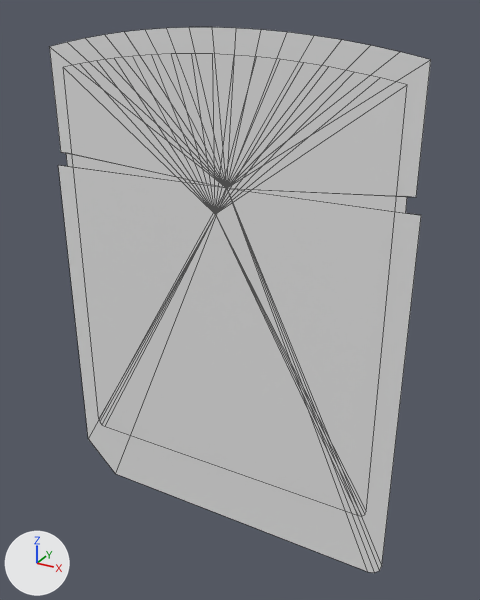
Renders of the OBJ model fork/floating-media/DATA/float_vita_gloss4.obj from each side of a commit.
One viewpoint serves both versions: a 50 mm camera at (1.11, -1.93, 0.98) aimed at (0.07, -0.04, 0.03). Arrows for +X, +Y and +Z are at lower left; the lights stay in place. The first picture is the older version. Mesh edges are drawn as thin lines. Where no turn or scale is listed for an object, it has been applied to the vertices.

In view in the first picture: 'float_vita_gloss4'.
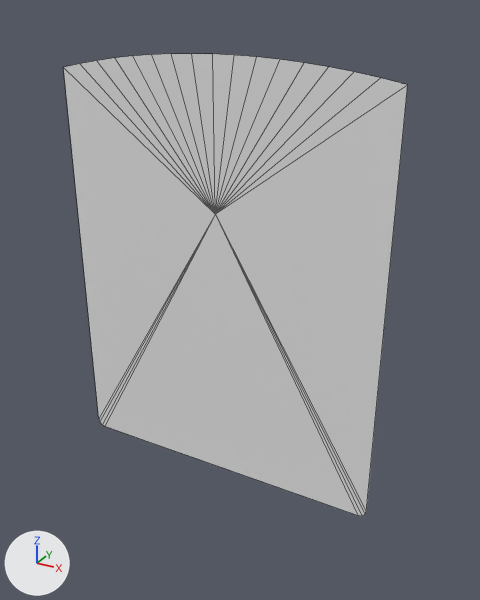
Where the change shows, as pixel boxes (x1, y1, x2, y2) in the pictures (480 x 600 px):
'float_vita_gloss4', reshaped (10% narrower, 15% shorter)
    before: (50, 27, 431, 573)
    after: (64, 54, 407, 516)
part 1 of me_float_vita_gloss4, deleted
    before: (50, 27, 431, 573)

Patch to the scene script:
```diff
--- a/fork/floating-media/DATA/float_vita_gloss4.obj.py
+++ b/fork/floating-media/DATA/float_vita_gloss4.obj.py
@@ me_float_vita_gloss4 @@
 # used by ob_float_vita_gloss4; location = (0.0, 0.0, 0.0)
-me_float_vita_gloss4.from_pydata(...)  # 58 vertices, 56 faces; spans x -0.68..0.68, y -0.09, z -0.93..0.93
+me_float_vita_gloss4.from_pydata(...)  # 26 vertices, 25 faces; spans x -0.61..0.61, y -0.09, z -0.69..0.85
+# me_float_vita_gloss4 part 1: the loose piece of 32 vertices spanning x -0.68..0.68, y -0.09, z -0.93..0.93 is deleted
```
